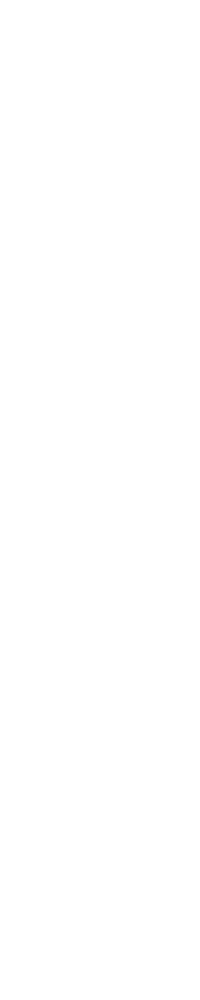
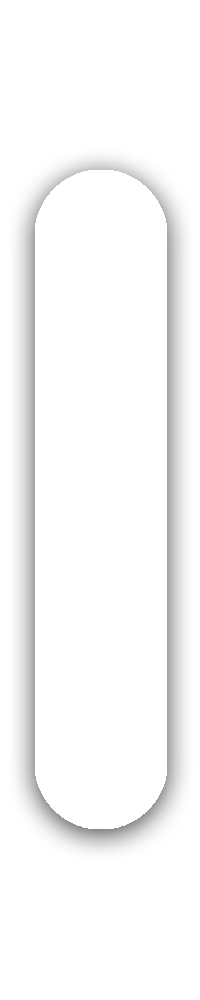
Revision of a layered (200, 1000) image; what changed, layer by layer:
pixels changed over <box>10,150,192,858</box> (layer not identified)
